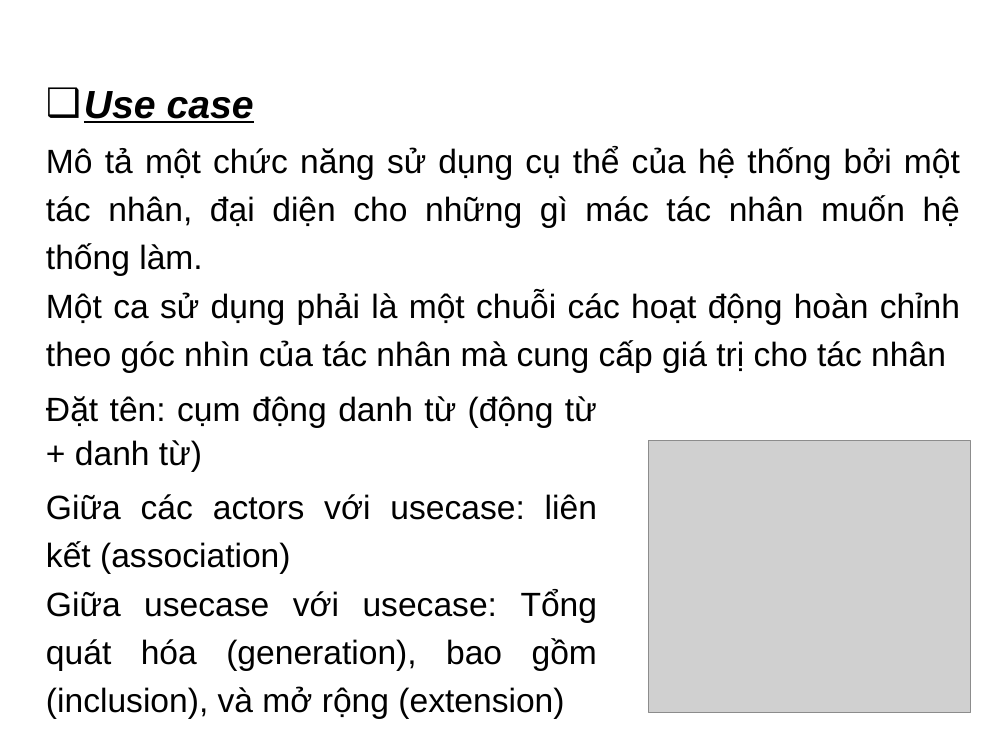
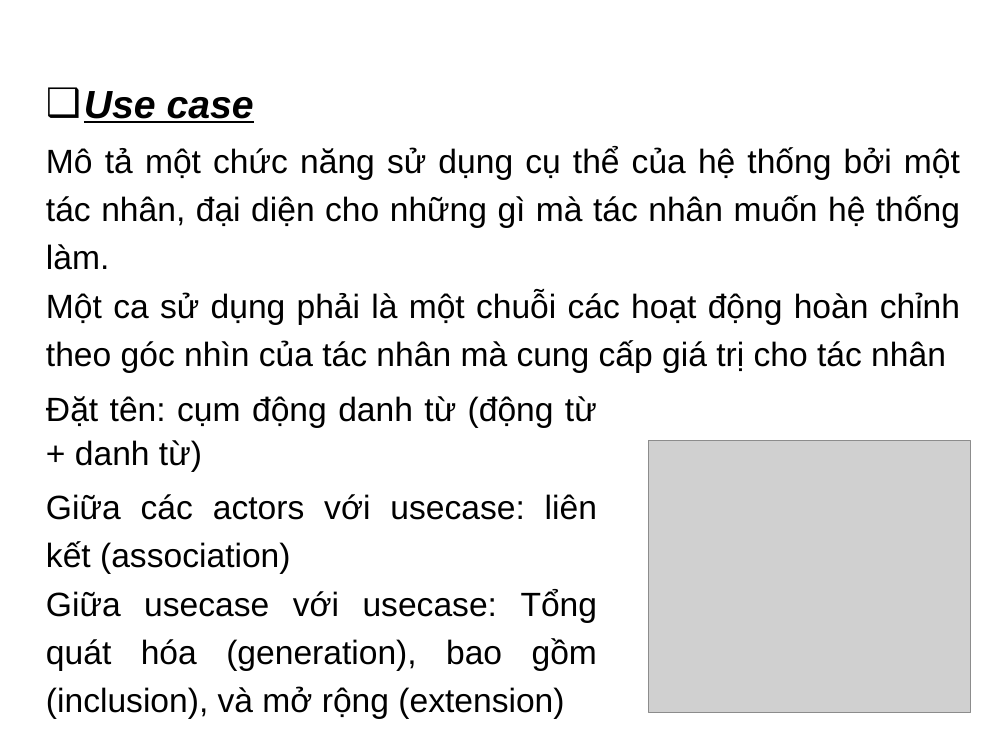
Before and after one commit to HienNguyen482412/UML_Doc, a slide deck: slide 10 of Slide.pptx. Drawn at 1008x756 pixels with LibreOffice and Linux fonts; fonts in the diff are those of the drawing; grey boxes stand for pictures; background and template pictures are left out. Boxes give left, top, right and bottom in pixels: in the first picture for what was removed or moved away, otherwise in the second. Text is boxed around its words. In the diff, an @@ line names an element or a change of style, - is before the commit and + after.

```diff
--- a/Slide.pptx
+++ b/Slide.pptx
@@ text at (46,146,960,270): text changed @@
-Mô tả một chức năng sử dụng cụ thể của hệ thống bởi một tác nhân, đại diện cho những gì mác tác nhân muốn hệ thống làm.
+Mô tả một chức năng sử dụng cụ thể của hệ thống bởi một tác nhân, đại diện cho những gì mà tác nhân muốn hệ thống làm.
```
Also in this commit, not shown: 2 other slides changed, 12 other files.
